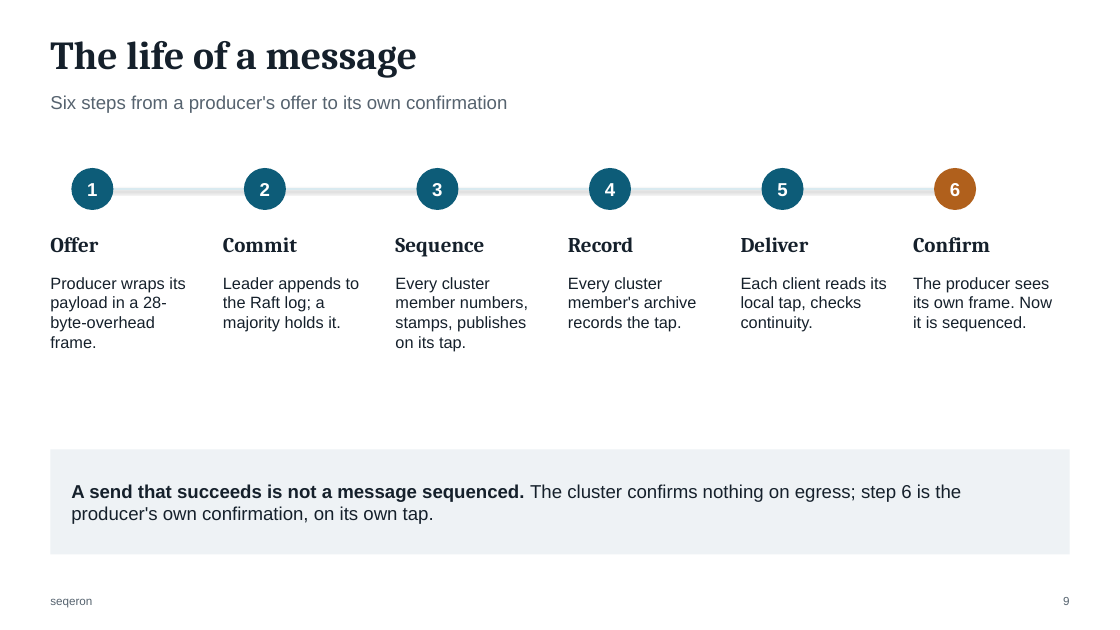
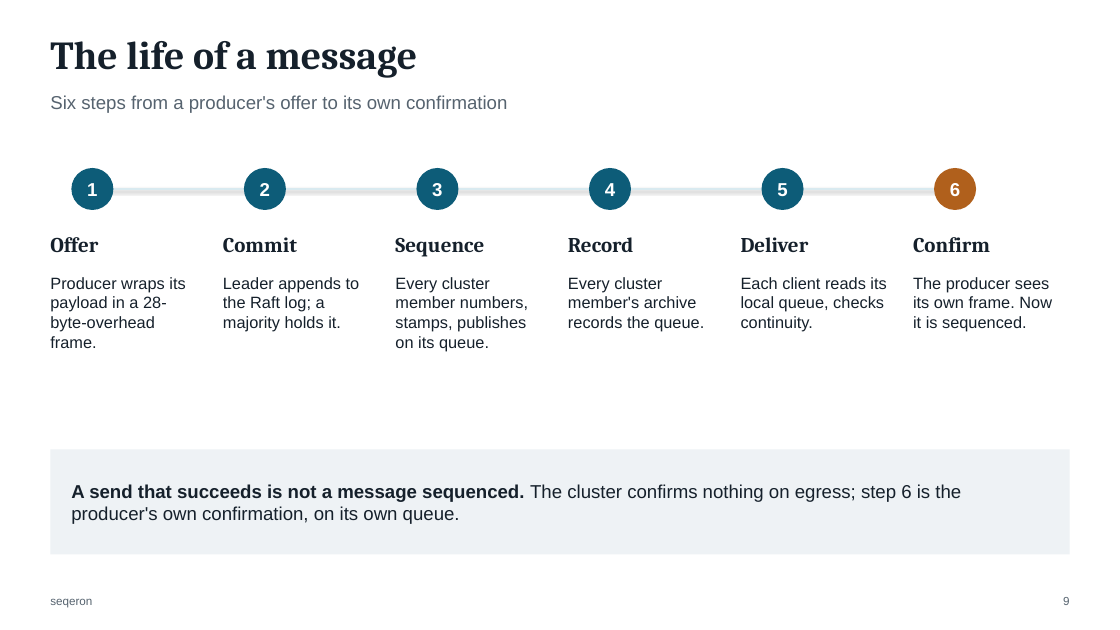
Before and after one commit to FredrikJDahlberg/seqeron, a slide deck: slide 9 of doc/presentation/seqeron-architecture.pptx. Drawn at 1120x630 pixels with LibreOffice and Linux fonts; fonts in the diff are those of the drawing. Boxes give left, top, right and bottom in pixels: in the first picture for what was removed or moved away, otherwise in the second. Text is boxed around its words. In the diff, an @@ line names an element or a change of style, - is before the commit and + after.

Commit message:
Rename the tap to the queue in the architecture deck
The deck follows the code: the queue, QueuePublisher, QueueRelay and
QUEUE_STALLED, with the glossary row moved to stay alphabetical. The log
drawn as a tape keeps its name. Where the deck used "queue" for replay
requests waiting on a slot, it now says they wait or are pending, as the
code does, and the three "Queue · aeron:ipc 205" labels are widened to stay
on one line.

```diff
--- a/doc/presentation/seqeron-architecture.pptx
+++ b/doc/presentation/seqeron-architecture.pptx
@@ text at (395, 277, 528, 351): text changed @@
-Every cluster member numbers, stamps, publishes on its tap.
+Every cluster member numbers, stamps, publishes on its queue.
@@ text at (568, 277, 704, 332): text changed @@
-Every cluster member's archive records the tap.
+Every cluster member's archive records the queue.
@@ text at (741, 277, 886, 332): text changed @@
-Each client reads its local tap, checks continuity.
+Each client reads its local queue, checks continuity.
@@ text in rectangle at (71, 484, 961, 524): text changed @@
-A send that succeeds is not a message sequenced. The cluster confirms nothing on egress; step 6 is the producer's own confirmation, on its own tap.
+A send that succeeds is not a message sequenced. The cluster confirms nothing on egress; step 6 is the producer's own confirmation, on its own queue.
```
Also in this commit, not shown: 31 other slides changed, 1 other file.
